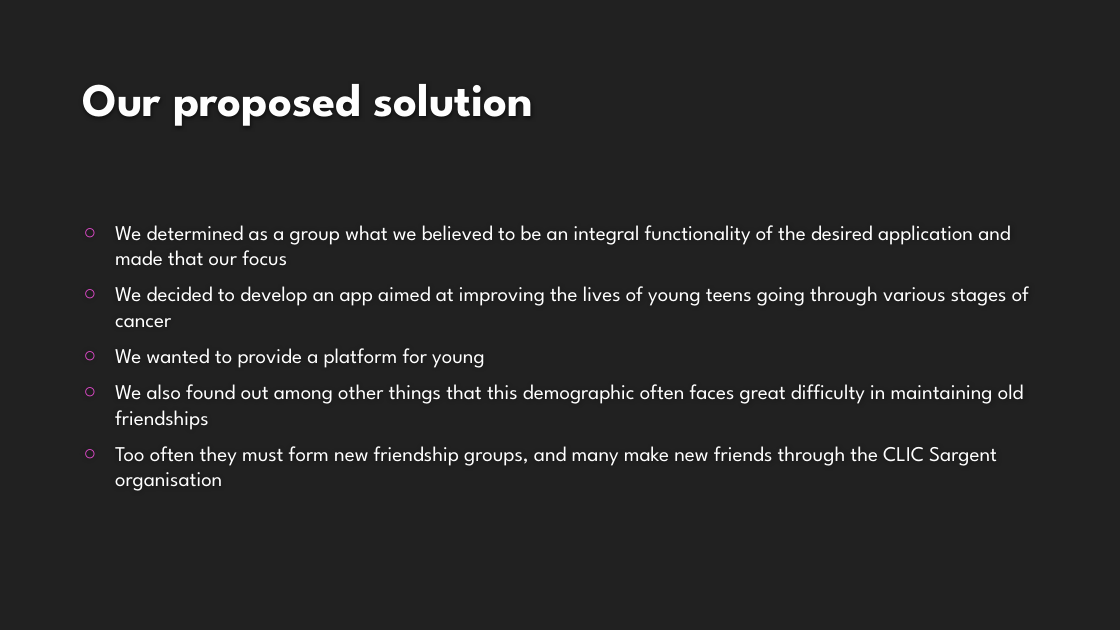
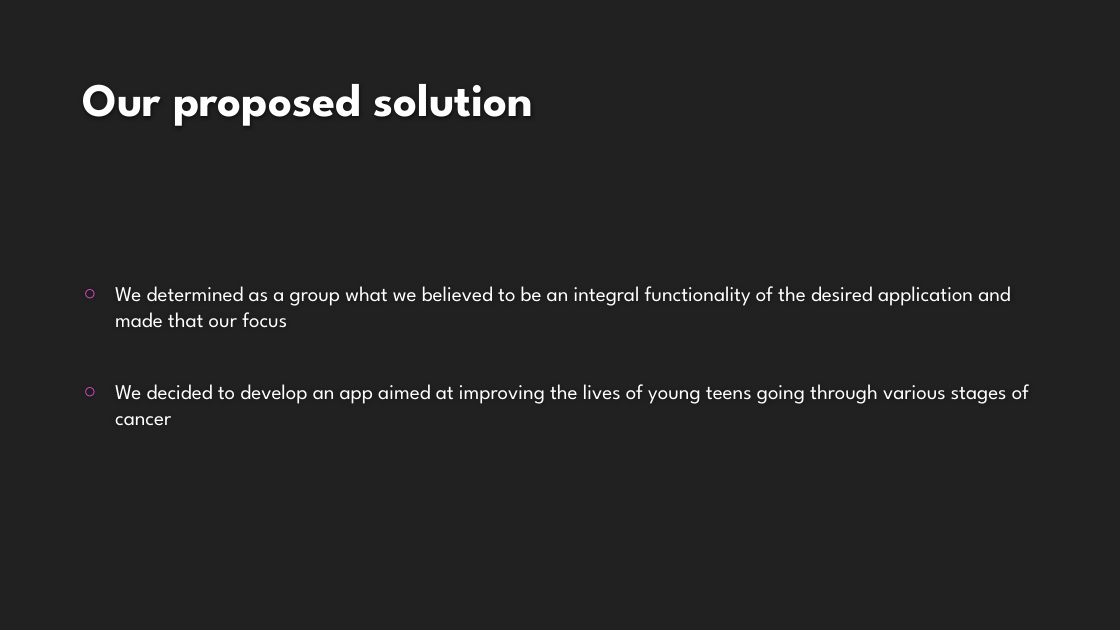
Before and after one commit to cfg-london/team-10, a slide deck: slide 2 of CLIC_SARGENT.pptx. Drawn at 1120x630 pixels with LibreOffice and Linux fonts; fonts in the diff are those of the drawing; background and template pictures are left out. Boxes give left, top, right and bottom in pixels: in the first picture for what was removed or moved away, otherwise in the second. Text is boxed around its words. In the diff, an @@ line names an element or a change of style, - is before the commit and + after.

Commit message:
powerpoint changes

```diff
--- a/CLIC_SARGENT.pptx
+++ b/CLIC_SARGENT.pptx
@@ text at (115, 348, 1024, 491): paragraphs removed @@
-○ We wanted to provide a platform for young
-○ We also found out among other things that this demographic often faces great difficulty in maintaining old friendships
-○ Too often they must form new friendship groups, and many make new friends through the CLIC Sargent organisation
```
Also in this commit, not shown: 1 other slide changed.
